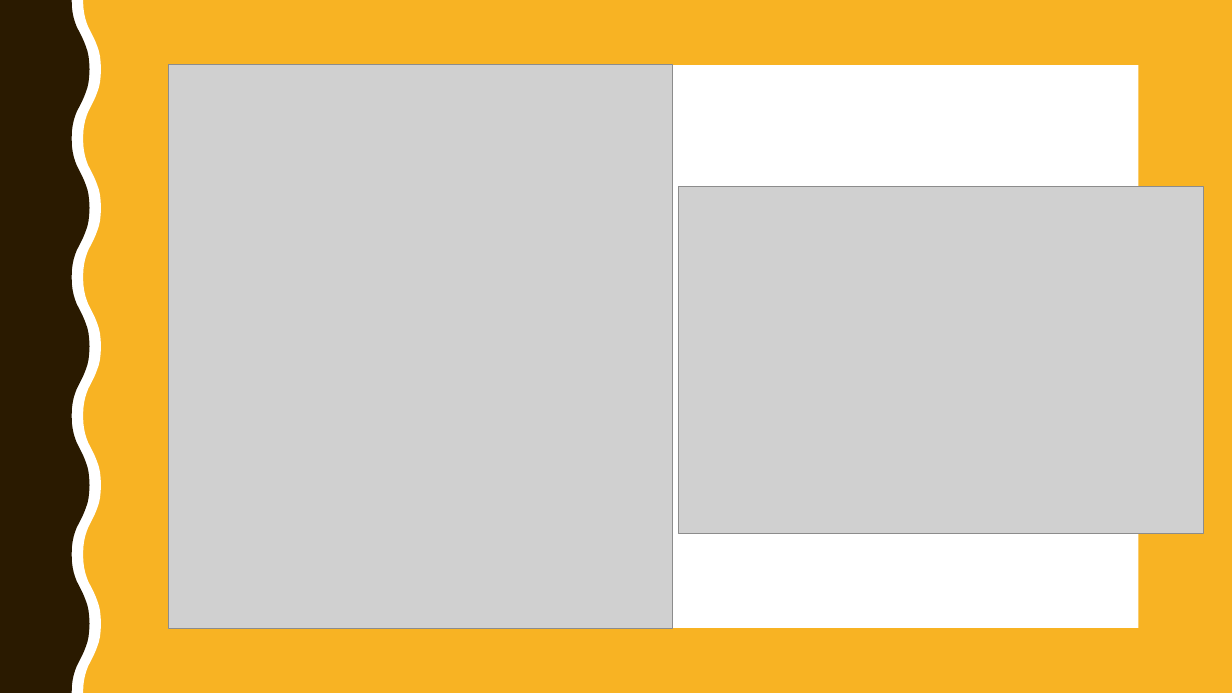
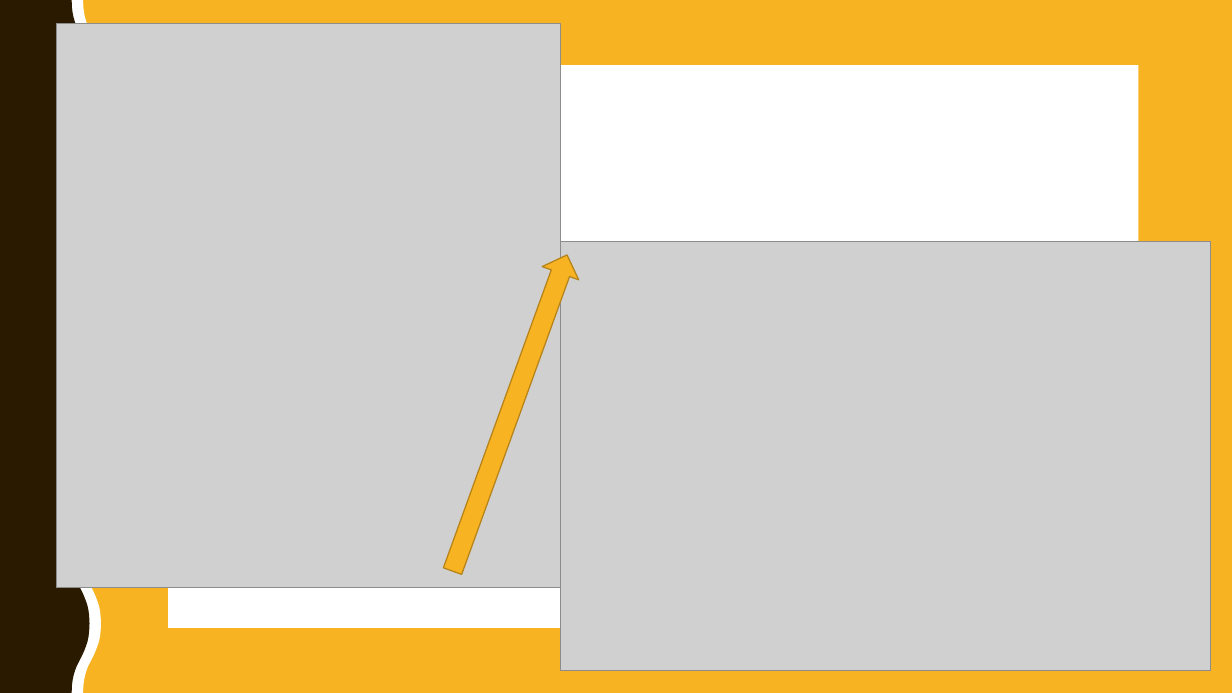
Before and after one commit to Radicals27/GameOfDeath, a slide deck: slide 4 of ppt/GameOfDeath.pptx. Drawn at 1232x693 pixels with LibreOffice and Linux fonts; fonts in the diff are those of the drawing; grey boxes stand for pictures. Boxes give left, top, right and bottom in pixels: in the first picture for what was removed or moved away, otherwise in the second. Text is boxed around its words. In the diff, an @@ line names an element or a change of style, - is before the commit and + after.

```diff
--- a/ppt/GameOfDeath.pptx
+++ b/ppt/GameOfDeath.pptx
@@ picture: place and size @@
-picture at box(168, 65, 673, 628)
+picture at box(56, 23, 561, 587)
@@ right arrow added at box(435, 248, 586, 578), fill #F8B323, outline #B7841A 1 pt @@
@@ picture: place and size @@
-picture at box(678, 186, 1203, 533)
+picture at box(560, 241, 1211, 671)
```
Also in this commit, not shown: 5 other slides changed, 1 other file.
